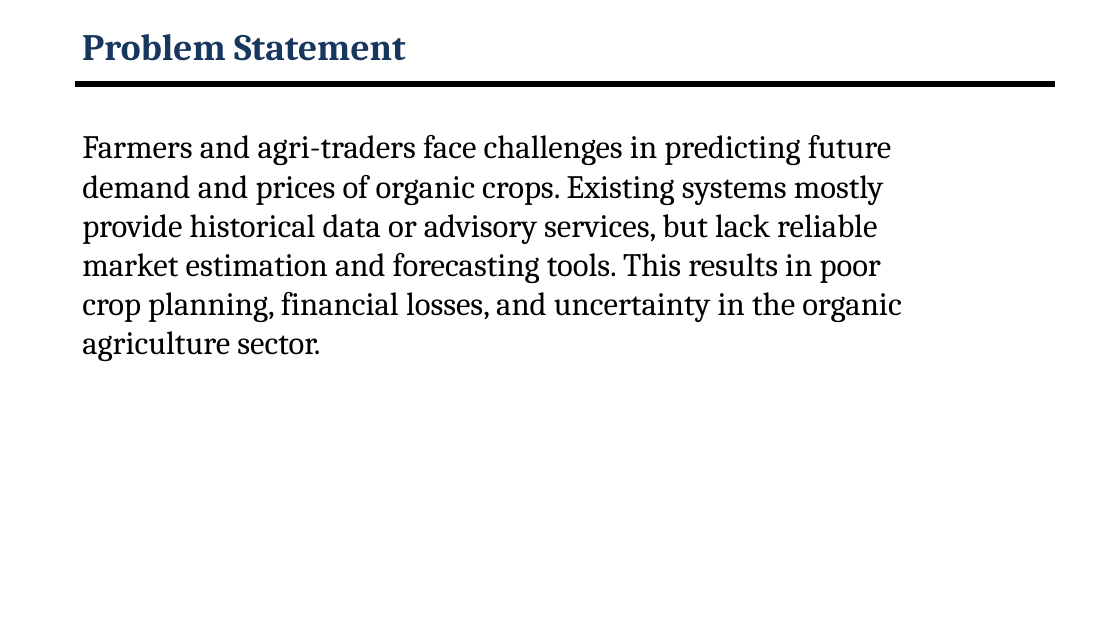
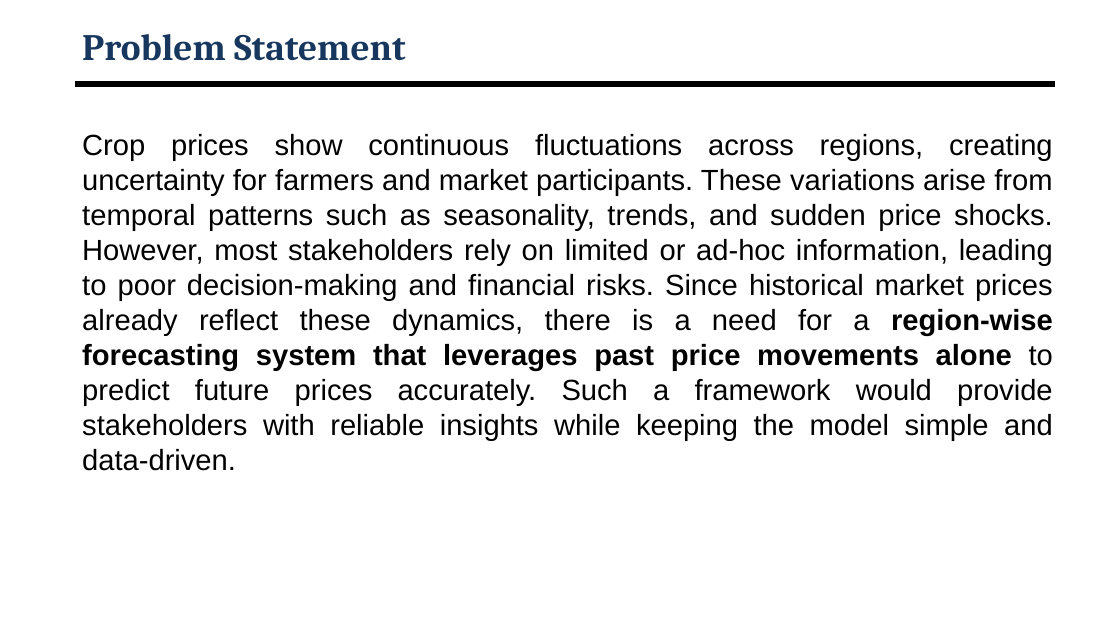
Before and after one commit to kavan-r/OrganicCrop-Forecast, a slide deck: slide 4 of Capstone_Review_2.pptx. Drawn at 1120x630 pixels with LibreOffice and Linux fonts; fonts in the diff are those of the drawing; background and template pictures are left out. Boxes give left, top, right and bottom in pixels: in the first picture for what was removed or moved away, otherwise in the second. Text is boxed around its words. In the diff, an @@ line names an element or a change of style, - is before the commit and + after.

Commit message:
Coordinator update: pptx, Arima_model, and models_arima

```diff
--- a/Capstone_Review_2.pptx
+++ b/Capstone_Review_2.pptx
@@ text at box(82, 134, 1053, 471): text changed; size 28 to 25 pt; font Cambria to Arial @@
-Farmers and agri-traders face challenges in predicting future demand and prices of organic crops. Existing systems mostly provide historical data or advisory services, but lack reliable market estimation and forecasting tools. This results in poor crop planning, financial losses, and uncertainty in the organic agriculture sector.
+Crop prices show continuous fluctuations across regions, creating uncertainty for farmers and market participants. These variations arise from temporal patterns such as seasonality, trends, and sudden price shocks. However, most stakeholders rely on limited or ad-hoc information, leading to poor decision-making and financial risks. Since historical market prices already reflect these dynamics, there is a need for a region-wise forecasting system that leverages past price movements alone to predict future prices accurately. Such a framework would provide stakeholders with reliable insights while keeping the model simple and data-driven.
```
Also in this commit, not shown: 2 other slides changed, 3 other files.
